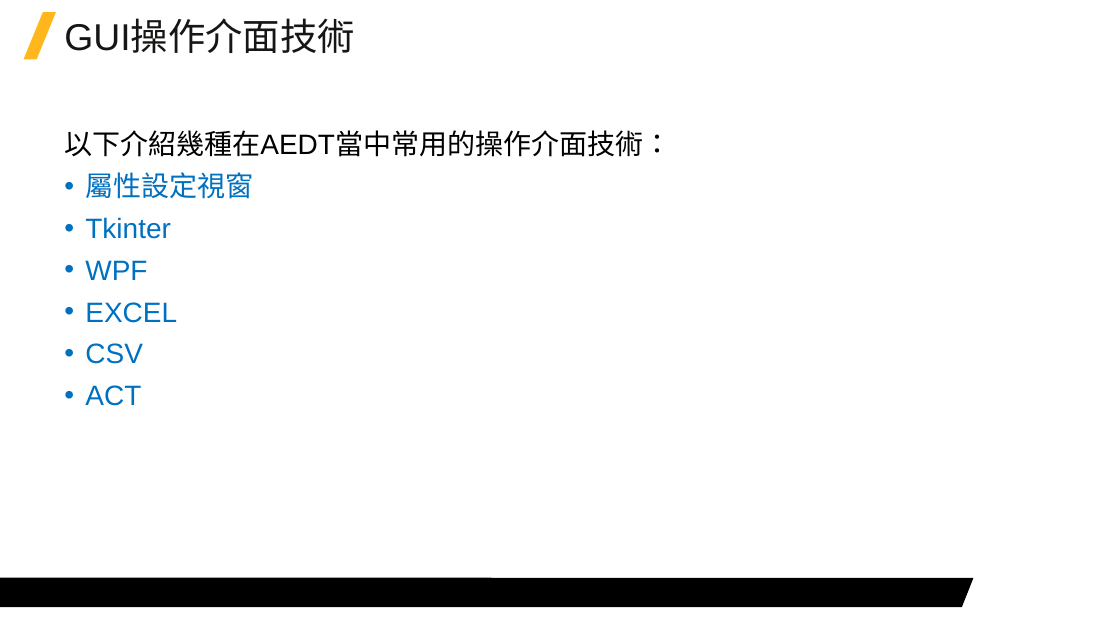
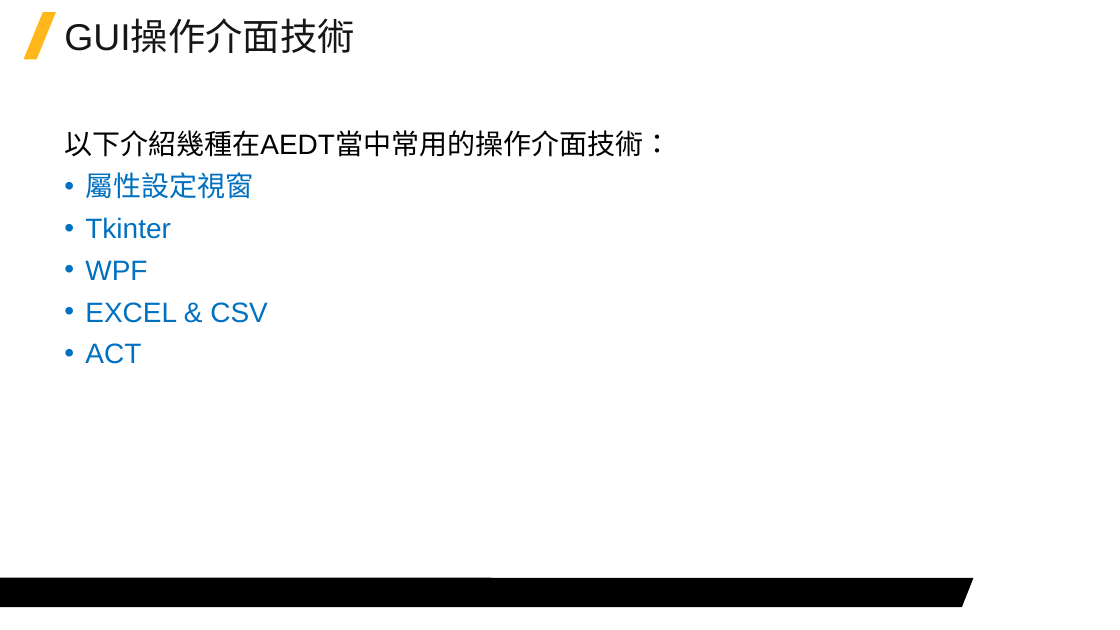
Before and after one commit to Jerrick-cheng/AEDT-Automation-Camp, a slide deck: slide 4 of 上課教材/Week5.pptx. Drawn at 1120x630 pixels with LibreOffice and Linux fonts; fonts in the diff are those of the drawing; background and template pictures are left out. Boxes give left, top, right and bottom in pixels: in the first picture for what was removed or moved away, otherwise in the second. Text is boxed around its words. In the diff, an @@ line names an element or a change of style, - is before the commit and + after.

```diff
--- a/上課教材/Week5.pptx
+++ b/上課教材/Week5.pptx
@@ text at <box>85,302,268,323</box>: text changed @@
-• EXCEL
-• CSV
+• EXCEL & CSV
```
Also in this commit, not shown: 1 other slide changed, 2 other files.
